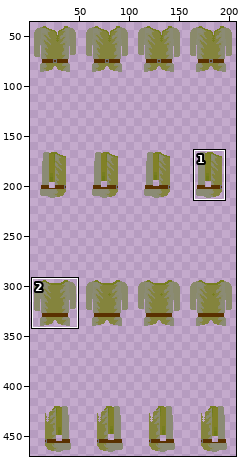
File history of a sprite sheet, assets/playerCustom/clothingTop/tunicNatural.png. Above, an overview of the earlier version with the close-up marked.
Close-up. Before:
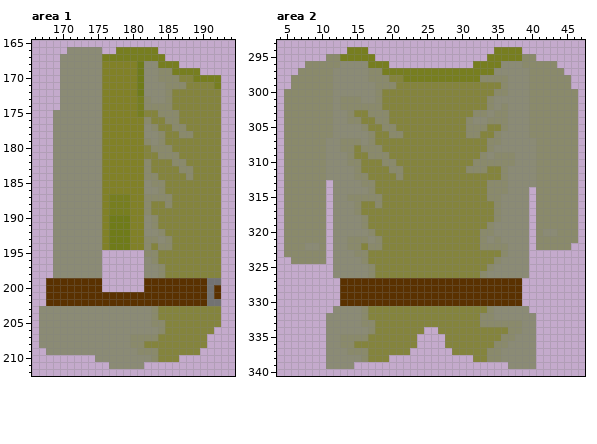
The file is 208x507 pixels. Colours within 5 levels of each other are drawn and written as one. Shown: area 1: x 166..194, y 165..212; area 2: x 4..47, y 293..340. The wide view leaves out empty margins. The commit also changed other parts of the picture, which this record leaves out.
After:
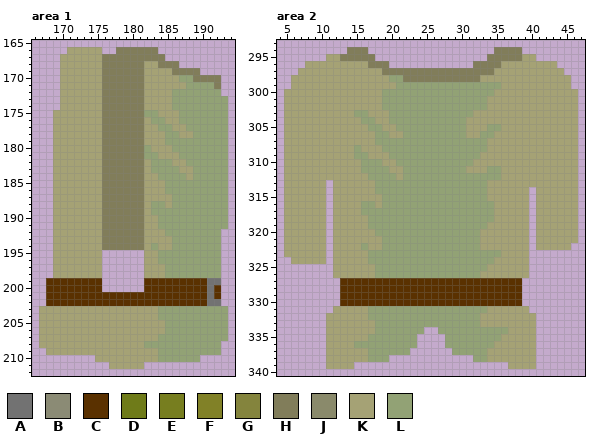
Palette (. is transparent): A #727272  B #8b8b75  C #5a3100  D #6f7b19  E #777e1f  F #818127  G #84843d  H #817d5a  J #8a8a6b  K #a5a275  L #92a275
Edits made:
Changed rows in their new state; - is an unchanged pixel.
Area 1:
first column x 169:
166 --KKKKK--HHHHHH----------
167 -KKKKKKHHHHHHHHH---------
168 -KKKKKKHHHHHHKKHHH-------
169 -KKKKKKHHHHHHKKKKHHHH----
170 -KKKKKKHHHHHHKKKKKLLHHHH-
171 -KKKKKKHHHHHHKKKKKKLLLLH-
172 -KKKKKKHHHHHHKKKKLLLLLLL-
173 -KKKKKKHHHHHHKKKKLLLLLLLL
174 -KKKKKKHHHHHHKKKKLLLLLLLL
175 KKKKKKKHHHHHHLLKKKLLLLLLL
176 KKKKKKKHHHHHHKLLKKLLLLLLL
177 KKKKKKKHHHHHHKKLLKKLLLLLL
178 KKKKKKKHHHHHHKKKLLKKLLLLL
179 KKKKKKKHHHHHHKKKLLLLLLLLL
180 KKKKKKKHHHHHHLKKKLLLLLLLL
181 KKKKKKKHHHHHHLLKKKLLLLLLL
182 KKKKKKKHHHHHHKLLLKKLLLLLL
183 KKKKKKKHHHHHHKLLLLKKLLLLL
184 KKKKKKKHHHHHHKKLLLLKLLLLL
185 KKKKKKKHHHHHHKKKLLLLLLLLL
186 KKKKKKKHHHHHHKKKLLLLLLLLL
187 KKKKKKKHHHHHHKKKKLLLLLLLL
188 KKKKKKKHHHHHHKLLKLLLLLLLL
189 KKKKKKKHHHHHHKLLLLLLLLLLL
190 KKKKKKKHHHHHHKKLLLLLLLLLL
191 KKKKKKKHHHHHHKKLLLLLLLLLL
192 KKKKKKKHHHHHHKKKLLLLLLLL-
193 KKKKKKKHHHHHHKKKKLLLLLLL-
194 KKKKKKKHHHHHHKLKKLLLLLLL-
195 KKKKKKK------KKLLLLLLLLL-
196 KKKKKKK------KKLLLLLLLLL-
197 KKKKKKK------KKKLLLLLLLL-
198 KKKKKKK------KKKLLLLLLLL-
first column x 167:
203 KKKKKKKKKKKKKKKKKLLLLLLLLLL
204 KKKKKKKKKKKKKKKKKLLLLLLLLLL
205 KKKKKKKKKKKKKKKKKKLLLLLLLLL
206 KKKKKKKKKKKKKKKKKKLLLLLLLLL
207 KKKKKKKKKKKKKKKKKLLLLLLLLLL
208 KKKKKKKKKKKKKKKLLLLLLLLLLL-
209 -KKKKKKKKKKKKKKKKLLLLLLLLL-
210 --------KKKKKKKKKLLLLLL----
211 ----------KKKKK------------
Area 2:
first column x 5:
294 ---------HHH------------------HHHH--------
295 ------KKHHHHH----------------HHHHHKK------
296 ---KKKKKKKKKHHH------------HHHHKKKKKKKK---
297 --KKKKKKKKKKKKHHHHHHHHHHHHHHHHKKKKKKKKKK--
298 -KKKKKKKKKKKKKKLLHHHHHHHHHHHKKKKKKKKKKKKK-
299 -KKKKKKKKKKKKKKKLLLLLLLLLLLLLLLKKKKKKKKKK-
300 KKKKKKKKKKKKKKLLLLLLLLLLLLLLLLKKKKKKKKKKKK
301 KKKKKKKKKKKKKKLLLLLLLLLLLLLLLKKKKKKKKKKKKK
302 KKKKKKKKKKKKKKLLLLLLLLLLLLLLLKKKKKKKKKKKKK
303 KKKKKKKKKKLLKKKLLLLLLLLLLLLKKKKKKKKKKKKKKK
304 KKKKKKKKKKKLLKKLLLLLLLLLLLKKKKKKKKKKKKKKKK
305 KKKKKKKKKKKKLLKKLLLLLLLLLLKKKLLKKKKKKKKKKK
306 KKKKKKKKKKKKKLLKKLLLLLLLLLKKLLKKKKKKKKKKKK
307 KKKKKKKKKKKKKLLLLLLLLLLLLLLLLKKKKKKKKKKKKK
308 KKKKKKKKKKLKKKLLLLLLLLLLLLLLLKKKKKKKKKKKKK
309 KKKKKKKKKKLLKKKLLLLLLLLLLLLLKKKKKKKKKKKKKK
310 KKKKKKKKKKKLLLKKLLLLLLLLLLLKKKKKKKKKKKKKKK
311 KKKKKKKKKKKLLLLKKLLLLLLLLLKKKLLKKKKKKKKKKK
312 KKKKKKKKKKKKLLLLKLLLLLLLLLLLLLLKKKKKKKKKKK
313 KKKKKK-KKKKKKLLLLLLLLLLLLLLLLKKKKKKKKKKKKK
314 KKKKKK-KKKKKKLLLLLLLLLLLLLLLLKKKKKK-KKKKKK
315 KKKKKK-KKKKKKKLLLLLLLLLLLLLLLKKKKKK-KKKKKK
316 KKKKKK-KKKKLLKLLLLLLLLLLLLLLLLKKKKK-KKKKKK
317 KKKKKK-KKKKLLLLLLLLLLLLLLLLLLLKKKKK-KKKKKK
318 KKKKKK-KKKKKLLLLLLLLLLLLLLLLLLKKKKK-KKKKKK
319 KKKKKK-KKKKKLLLLLLLLLLLLLLLLLKKKKKK-KKKKKK
320 KKKKKK-KKKKKKLLLLLLLLLLLLLLLKKKKKKK-KKKKKK
321 KKKKKK-KKKKKKKLLLLLLLLLLLLLLKKKKKKK-KKKKKK
322 KKKKKK-KKKKLKKLLLLLLLLLLLLLLKKKKKKK-KKKKK-
323 KKKKKK-KKKKKLLLLLLLLLLLLLLLLLLLKKKK-------
324 -KKKKK-KKKKKLLLLLLLLLLLLLLLLLLKKKKK-------
325 -------KKKKKKLLLLLLLLLLLLLLLLKKKKKK-------
326 -------KKKKKKLLLLLLLLLLLLLLLKKKKKKK-------
first column x 11:
331 -KKKKKLLLLLLLLLLLLLLLLLKKKKKK-
332 KKKKKKLLLLLLLLLLLLLLLLKKKKKKKK
333 KKKKKKKLLLLLLLLLLLLLLLKKKKKKKK
334 KKKKKKKLLLLLLL--LLLLLLLLLLKKKK
335 KKKKKKLLLLLLL----LLLLLLLLKKKKK
336 KKKKLLLLLLLLL----LLLLLLLKKKKKK
337 KKKKKKLLLLLL------LLLLLKKKKKKK
338 KKKKKKLLL------------LLKKKKKKK
339 KKKK----------------------KKKK
Pixel boxes of the changes (left, top, right, bottom) in both close-ups:
changed: (39, 47, 228, 369)
changed: (284, 47, 578, 369)
